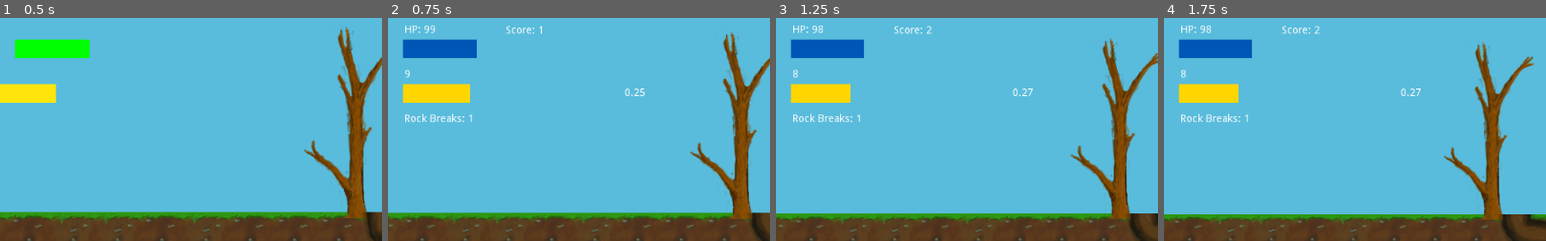
Above: before the commit, frames 1-4 (left to right).
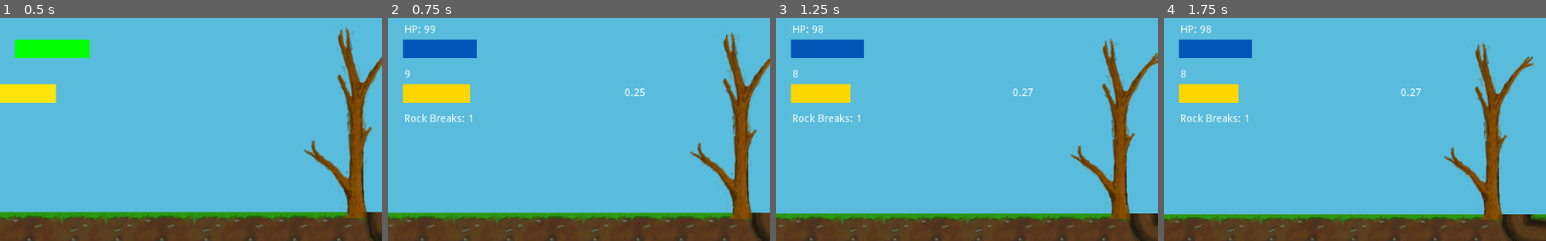
Above: after the commit, the same moments.

Repository: Sushperson/Tree-Simulator-2023
Game: Godot game, scene res://Scenes/World.tscn
Two runs of this game, one before a commit and one after it. Both use one fixed random seed, a clock stepped at 60 frames per second and the inputs below. The engine's default icon, where the game draws it, is replaced by a stand-in: a white triangle on a blue panel in a dark square.
Inputs:
- Up to frame 1 (0.5 s): no input
- Up to frame 2 (0.75 s): tap Enter (ui_accept) at 0.5 s; hold D (right) from 0.53 s (still down)
- Up to frame 3 (1.25 s): keep holding D (right); tap Enter (ui_accept) at 0.77 s
- Up to frame 4 (1.75 s): release D (right) at 1.28 s; hold S (down) from 1.28 s (still down); tap Enter (ui_accept) at 1.52 s
The pictures show only the part of the screen within x 0-50%, y 1-51%; the shares and areas given below are measured in that part.

Frame 1 is identical in both runs. In frame 2, 0.1% of the frame differs, in the area x 31-41%, y 3-8%; in frame 3, 0.2%; in frame 4, 0.2%.

Commit message:
Removed clutter

Diff:
--- a/Tree_sim/Scripts/World.gd
+++ b/Tree_sim/Scripts/World.gd
@@ -335,7 +335,7 @@
 
 func score_update():
 	score += 1
-	get_node("HUD/Score").set_text("Score: " + str(score))
+	# get_node("HUD/Score").set_text("Score: " + str(score))
 
 # Sets the sprite of the player (or something)
 func player_char():
